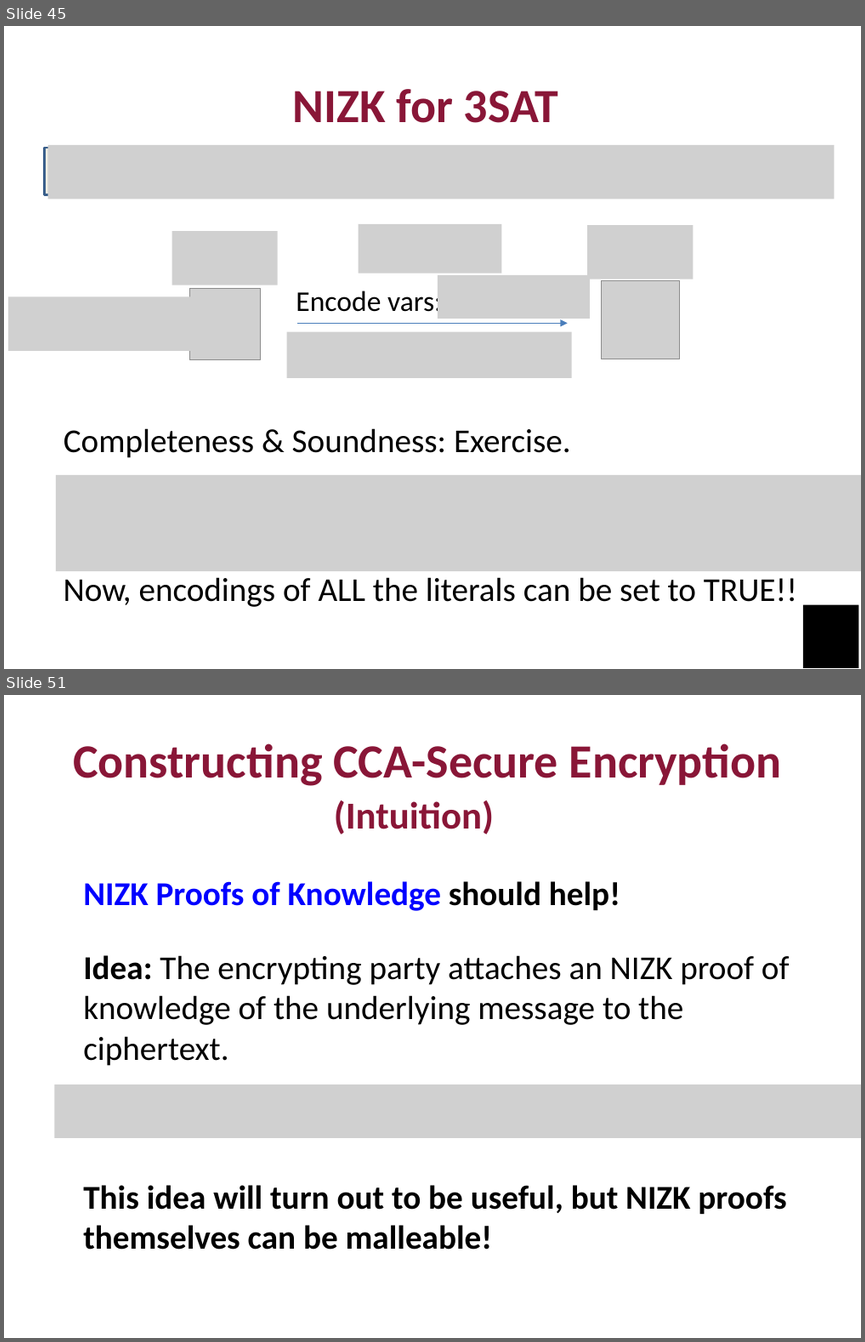
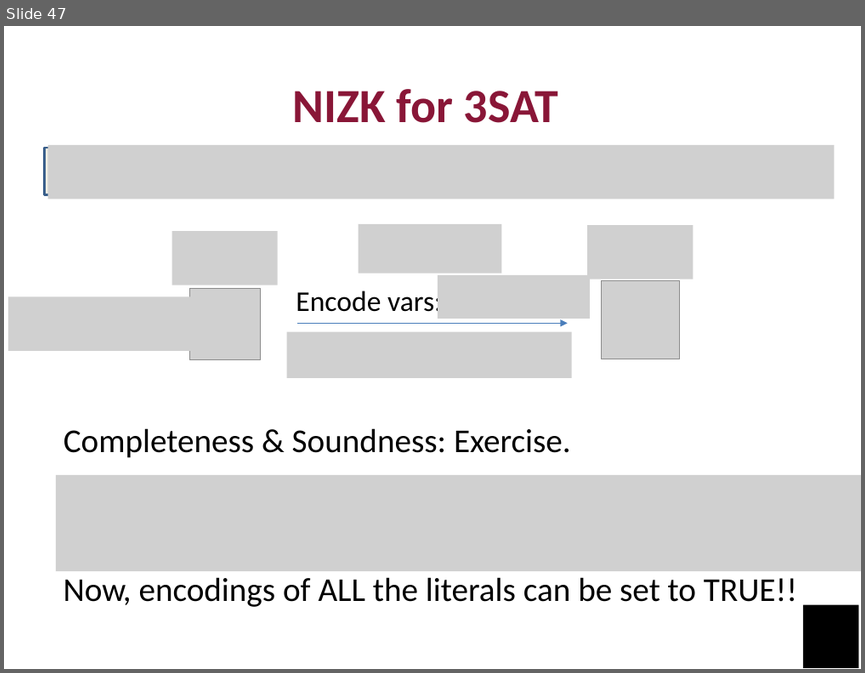
Before and after one commit to mit6875/mit6875.github.io, a slide deck: FA23SLIDES/lec16.pptx. Shown one above the other, each under a label of ours: slides 45 and 51 before the commit, slide 47 after it; the slides between them are not shown. The pictures are 865x1342 and 865x673 pixels, drawn with LibreOffice and Linux fonts; fonts in the diff are those of the drawing; grey boxes stand for pictures. Boxes give left, top, right and bottom in pixels: in the first picture for what was removed or moved away, otherwise in the second. Text is boxed around its words. In the diff, an @@ line names an element or a change of style, - is before the commit and + after.

```diff
--- a/FA23SLIDES/lec16.pptx
+++ b/FA23SLIDES/lec16.pptx
@@ slide 51 removed at bbox=[4, 695, 861, 1338], background #FFFFFF @@
@@ text removed at bbox=[73, 743, 782, 786] @@
-Constructing CCA-Secure Encryption
@@ text removed at bbox=[334, 800, 494, 834] @@
-(Intuition)
@@ text removed at bbox=[83, 881, 620, 911] @@
-NIZK Proofs of Knowledge should help!
@@ text removed at bbox=[83, 955, 789, 1066] @@
-Idea: The encrypting party attaches an NIZK proof of knowledge of the underlying message to the ciphertext.
@@ picture removed at bbox=[54, 1084, 861, 1138] @@
@@ text removed at bbox=[83, 1185, 786, 1249] @@
-This idea will turn out to be useful, but NIZK proofs themselves can be malleable!
@@ what was slide 45 is now slide 47 @@
```
Also in this commit, not shown: 8 slides changed, 5 slides added, 21 other slides removed, 3 other files.
